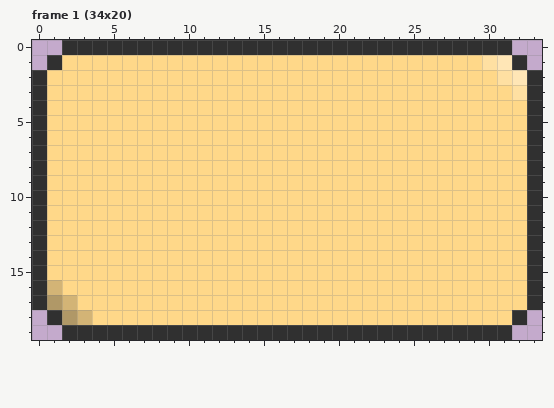
One commit to this pixel-art file: Assets/Sprites/UI/Builder/MediumElements.aseprite. Above is the file before it was changed.
34x20 pixels, 5 frames. Shown: frame 1 (34x20).
The result:
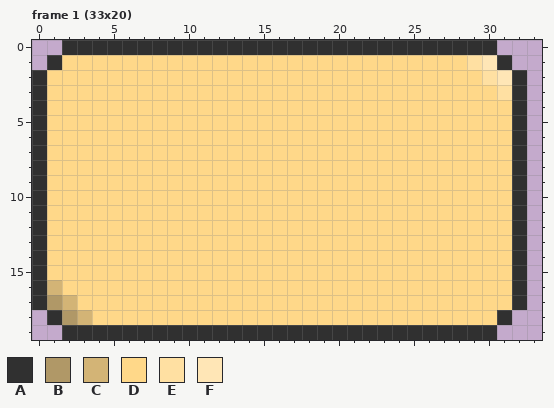
Palette (. is transparent): A #303030  B #b09867  C #d3b476  D #ffd889  E #ffe0a2  F #ffe6b6
Difference:
Frame 1 (33x20):
y 0: x 31 A -> .
y 1: x 29..32 DEFA -> EFA.
y 2: x 30..33 DEFA -> EFA.
y 3: x 31..33 DEA -> EA.
y 4..17: x 32..33 DA -> A.
y 18: x 31..32 DA -> A.
y 19: x 31 A -> .
